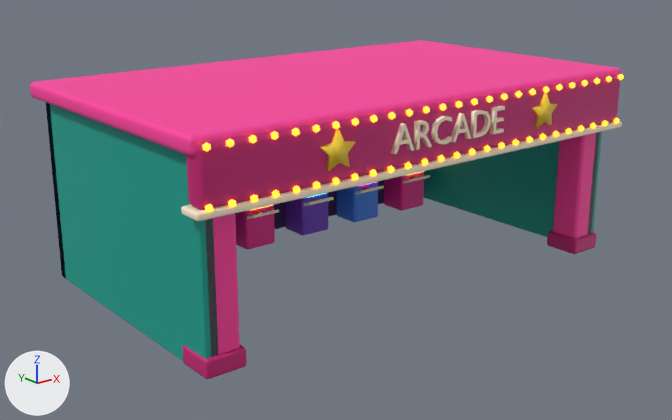
The glTF model art/models/arcade.glb, before and after one commit.
One viewpoint serves both versions: a camera (50 mm lens) standing at (-16.47, -20.47, 9.82) and looking at (-0.41, -0.4, 1.79). Arrows for +X, +Y and +Z are at lower left; the lights stay in place. The picture after the commit comes second. Vertices at exactly the same position are counted once.

Objects in the first picture: 'Arcade'.
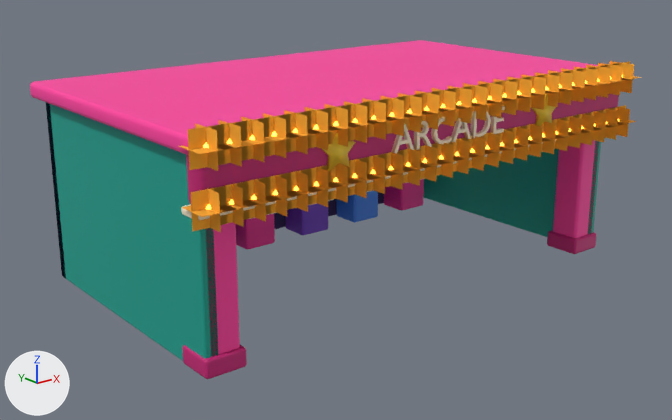
Changed parts and their boxes [x1, y1, x2, y2] in the pictures (672 x 420 px):
'Arcade', reshaped
    before: [30, 40, 624, 379]
    after: [30, 40, 641, 379]
part 1 of me_arcade, added (orange)
    after: [179, 61, 641, 233]

The change, as a diff of the scene's bpy script:
```diff
--- a/art/models/arcade.glb.py
+++ b/art/models/arcade.glb.py
@@ mat_bulbhalo @@
+mat_bulbhalo = principled_material('BulbHalo')
+mat_bulbhalo.base_color = (1.0, 0.434, 0.0296)  # orange #ffb030
+mat_bulbhalo.roughness = 1.0
@@ me_arcade @@
 # used by ob_arcade; location = (0.0, 0.0, 0.0)
-me_arcade.from_pydata(...)  # 3774 vertices, 7192 faces; spans x -7.3..7.3, y -4.53..4.3, z 0.0..5.62
+me_arcade.from_pydata(...)  # 4398 vertices, 7504 faces; spans x -7.42..7.42, y -4.86..4.3, z 0.0..5.82
+# me_arcade part 1: 624 vertices added at x -7.42..7.42, y -4.86..-4.02, z 3.68..5.82
 me_arcade.materials.append(mat_arcadeinner)
@@ me_arcade @@
 me_arcade.materials.append(mat_screenamber)
+me_arcade.materials.append(mat_bulbhalo)  # orange #ffb030
```
